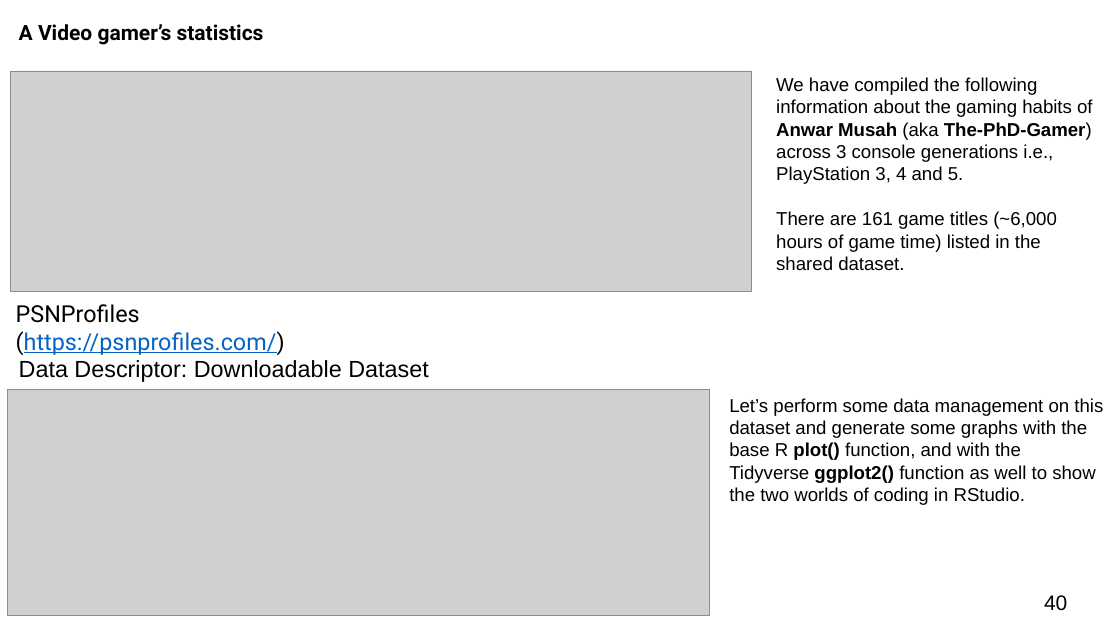
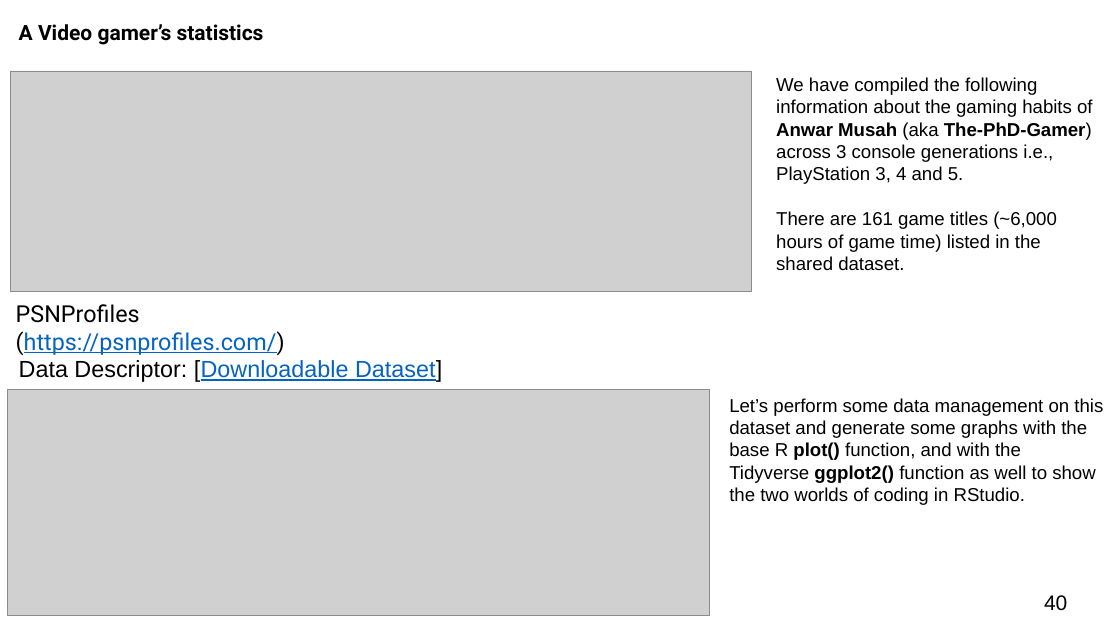
Before and after one commit to UCLPG-MSC-SGDS/POLS0008, a slide deck: slide 40 of Lecture_notes_ppts/POLS0008-2022-23 Week 3 Examining Data II.pptx. Drawn at 1120x630 pixels with LibreOffice and Linux fonts; fonts in the diff are those of the drawing; grey boxes stand for pictures. Boxes give left, top, right and bottom in pixels: in the first picture for what was removed or moved away, otherwise in the second. Text is boxed around its words. In the diff, an @@ line names an element or a change of style, - is before the commit and + after.

Commit message:
Minor updates to slides

```diff
--- a/Lecture_notes_ppts/POLS0008-2022-23 Week 3 Examining Data II.pptx
+++ b/Lecture_notes_ppts/POLS0008-2022-23 Week 3 Examining Data II.pptx
@@ text at (19,360,442,382): text changed; text colour #000000 to #0563C1 @@
-Data Descriptor: Downloadable Dataset
+Data Descriptor: [Downloadable Dataset]
```
Also in this commit, not shown: 1 other slide changed, 1 other file.
